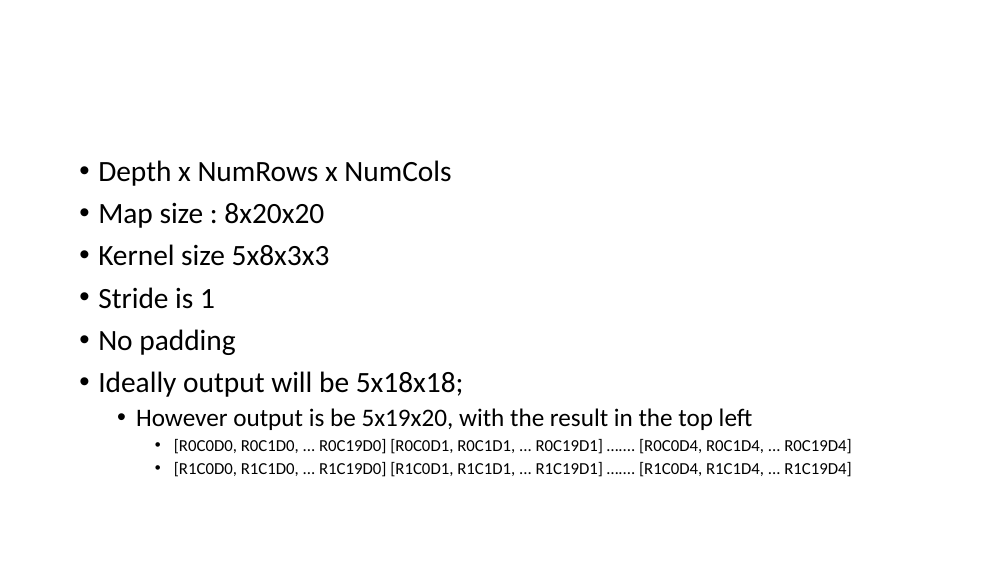
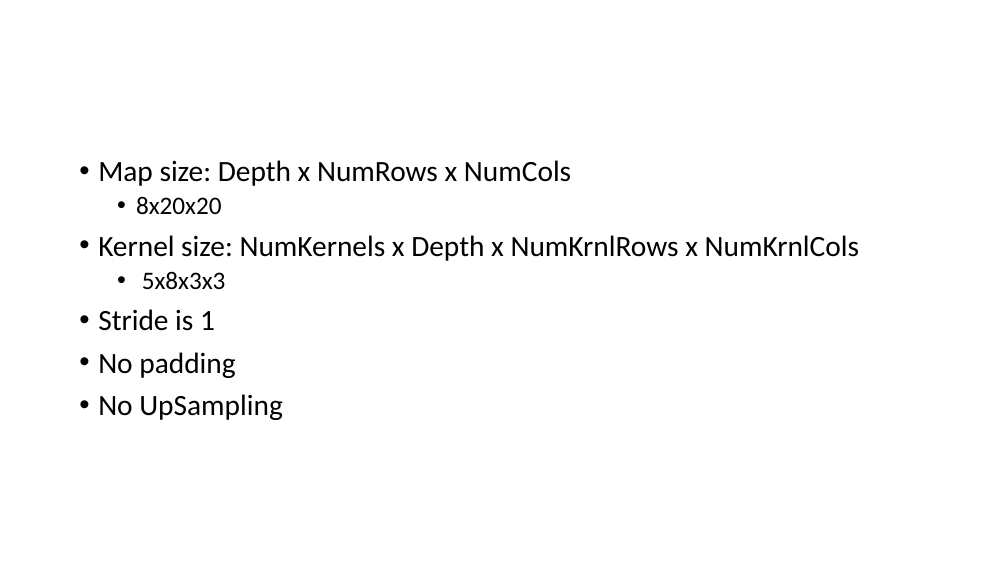
Before and after one commit to ikejokafor/ExpressNet, a slide deck: slide 30 of hardware/doc/CNN Accelerator Implementation Plan.pptx. Drawn at 1008x567 pixels with LibreOffice and Linux fonts; fonts in the diff are those of the drawing. Boxes give left, top, right and bottom in pixels: in the first picture for what was removed or moved away, otherwise in the second. Text is boxed around its words. In the diff, an @@ line names an element or a change of style, - is before the commit and + after.

```diff
--- a/hardware/doc/CNN Accelerator Implementation Plan.pptx
+++ b/hardware/doc/CNN Accelerator Implementation Plan.pptx
@@ text at <box>98,160,859,290</box>: text changed @@
-• Depth x NumRows x NumCols
-• Map size : 8x20x20
-• Kernel size 5x8x3x3
+• Map size: Depth x NumRows x NumCols
+  • 8x20x20
+• Kernel size: NumKernels x Depth x NumKrnlRows x NumKrnlCols
+  • 5x8x3x3
@@ text at <box>98,394,283,420</box>: text changed; size 12 to 21 pt @@
-• Ideally output will be 5x18x18;
-  • However output is be 5x19x20, with the result in the top left
-    • [R0C0D0, R0C1D0, ... R0C19D0] [R0C0D1, R0C1D1, ... R0C19D1] ….... [R0C0D4, R0C1D4, ... R0C19D4]
-    • [R1C0D0, R1C1D0, ... R1C19D0] [R1C0D1, R1C1D1, ... R1C19D1] ….... [R1C0D4, R1C1D4, ... R1C19D4]
+• No UpSampling
```
Also in this commit, not shown: 12 slides added, 1 slide removed, 18 other files.
